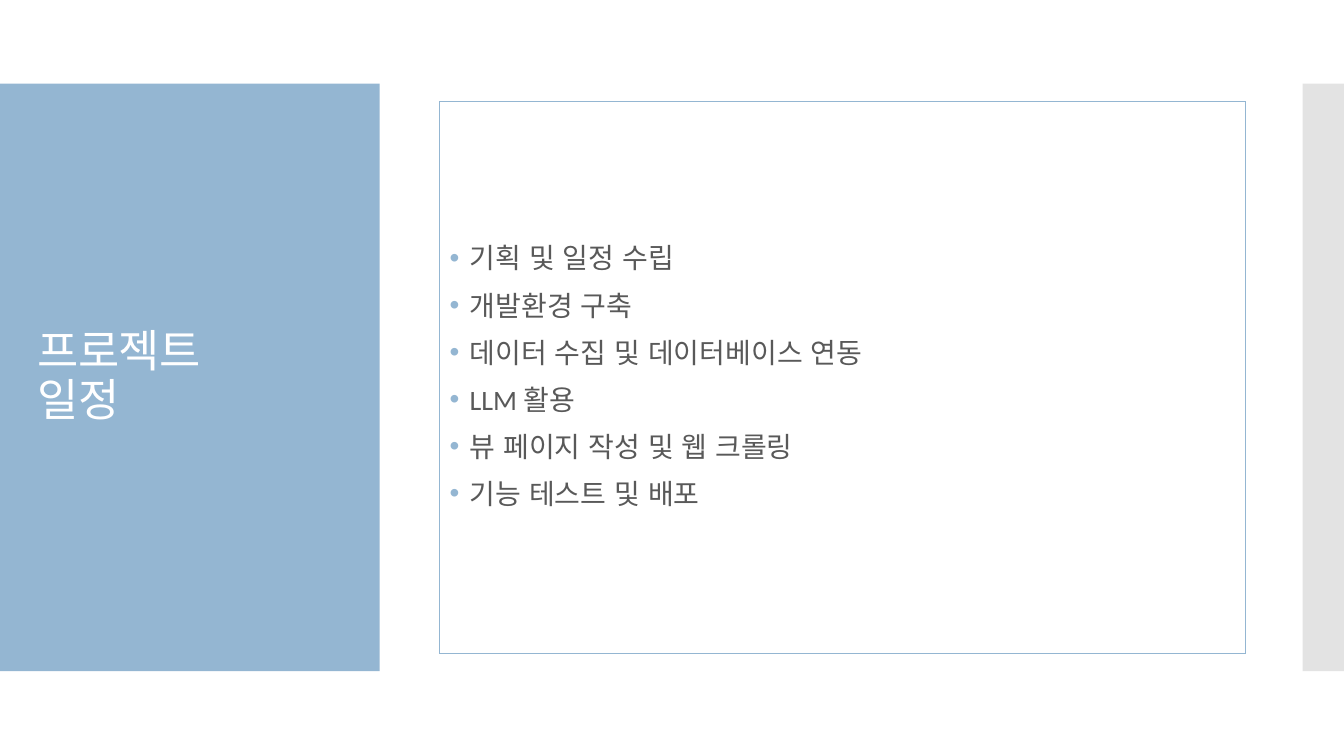
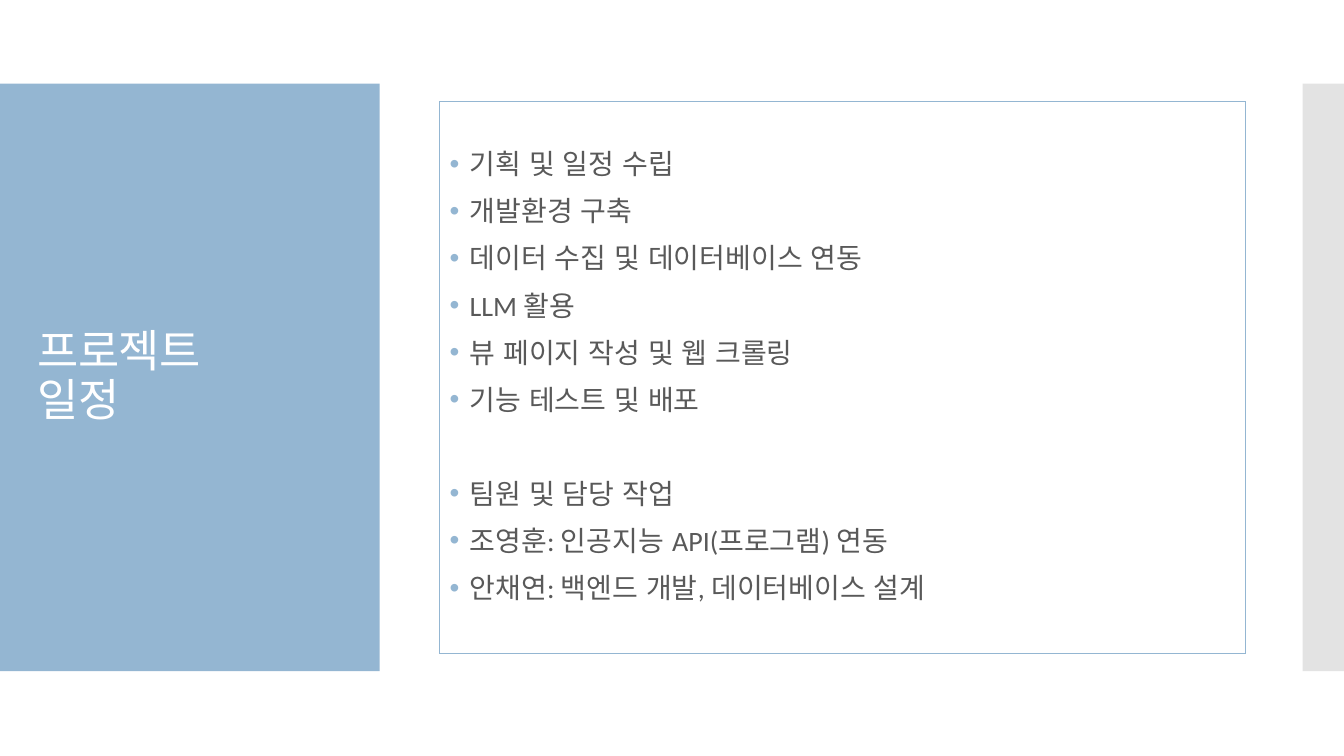
Before and after one commit to business-sixtick/recommend_movie, a slide deck: slide 2 of doc/세종교육_AI프로젝트.pptx. Drawn at 1344x756 pixels with LibreOffice and Linux fonts; fonts in the diff are those of the drawing. Boxes give left, top, right and bottom in pixels: in the first picture for what was removed or moved away, otherwise in the second. Text is boxed around its words. In the diff, an @@ line names an element or a change of style, - is before the commit and + after.

```diff
--- a/doc/세종교육_AI프로젝트.pptx
+++ b/doc/세종교육_AI프로젝트.pptx
@@ text at (470,481,926,602): paragraphs added @@
+• 팀원 및 담당 작업
+• 조영훈: 인공지능 API(프로그램) 연동
+• 안채연: 백엔드 개발, 데이터베이스 설계
```
Also in this commit, not shown: 7 other slides changed, 3 slides added, 4 slides removed.
